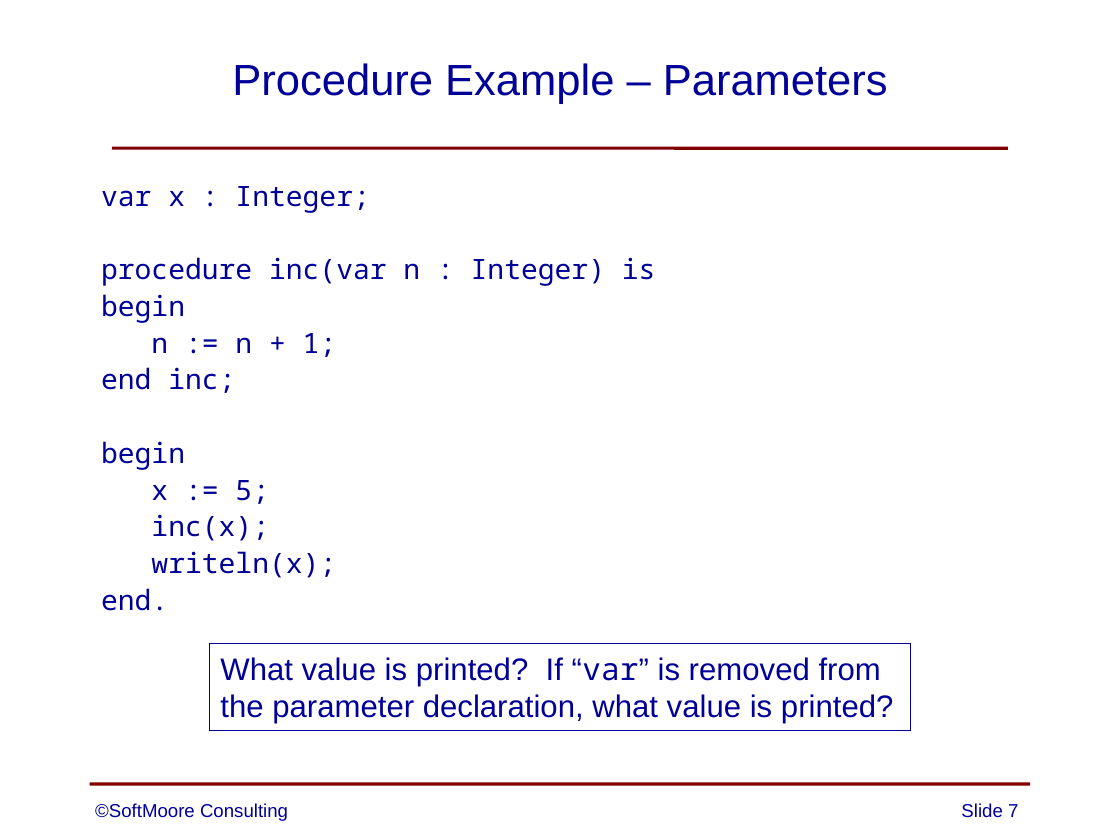
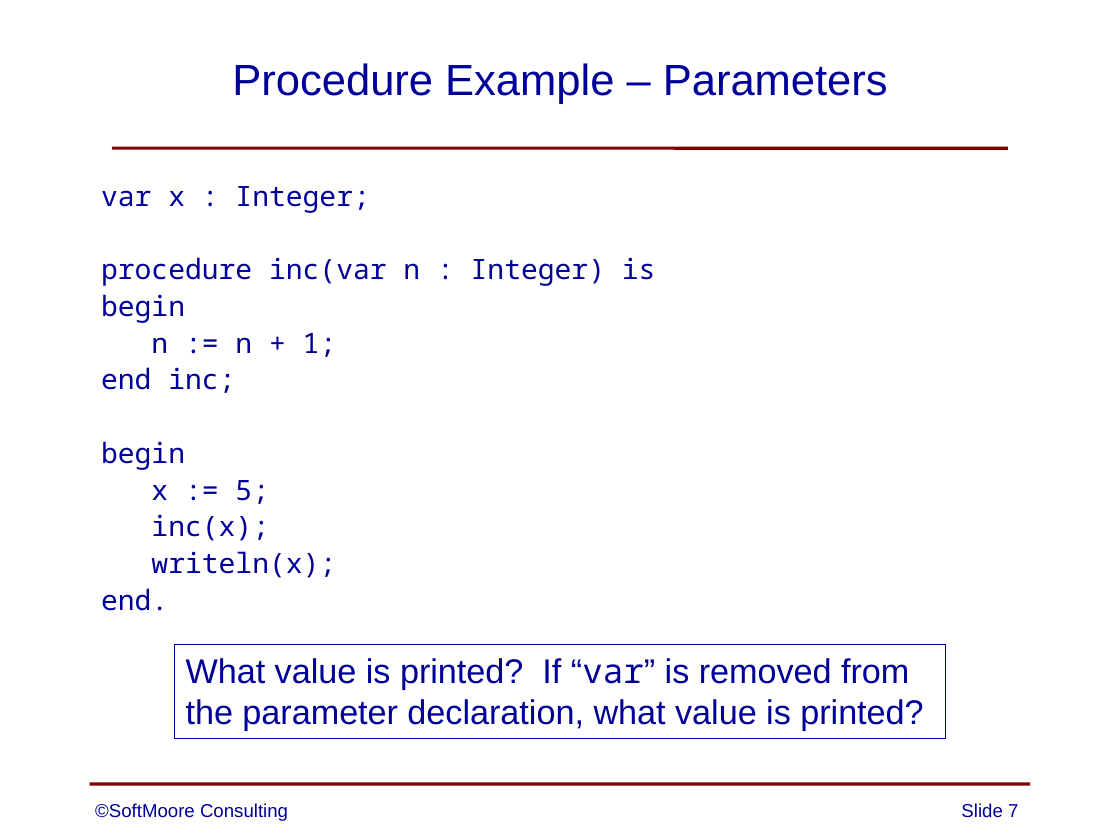
Before and after one commit to SoftMoore/CPRL, a slide deck: slide 7 of PowerPoint Slides/13 - Subprograms.pptx. Drawn at 1120x840 pixels with LibreOffice and Linux fonts; fonts in the diff are those of the drawing. Boxes give left, top, right and bottom in pixels: in the first picture for what was removed or moved away, otherwise in the second. Text is boxed around its words. In the diff, an @@ line names an element or a change of style, - is before the commit and + after.

```diff
--- a/PowerPoint Slides/13 - Subprograms.pptx
+++ b/PowerPoint Slides/13 - Subprograms.pptx
@@ rectangle "What value is printed? If ...": place and size @@
-rectangle "What value is printed? If ..." at (209,644,911,730)
+rectangle "What value is printed? If ..." at (175,644,945,738)
@@ rectangle "What value is printed? If ..." at (175,644,945,738): size 20 to 22 pt @@
```
Also in this commit, not shown: 9 other slides changed, 1 other file.
